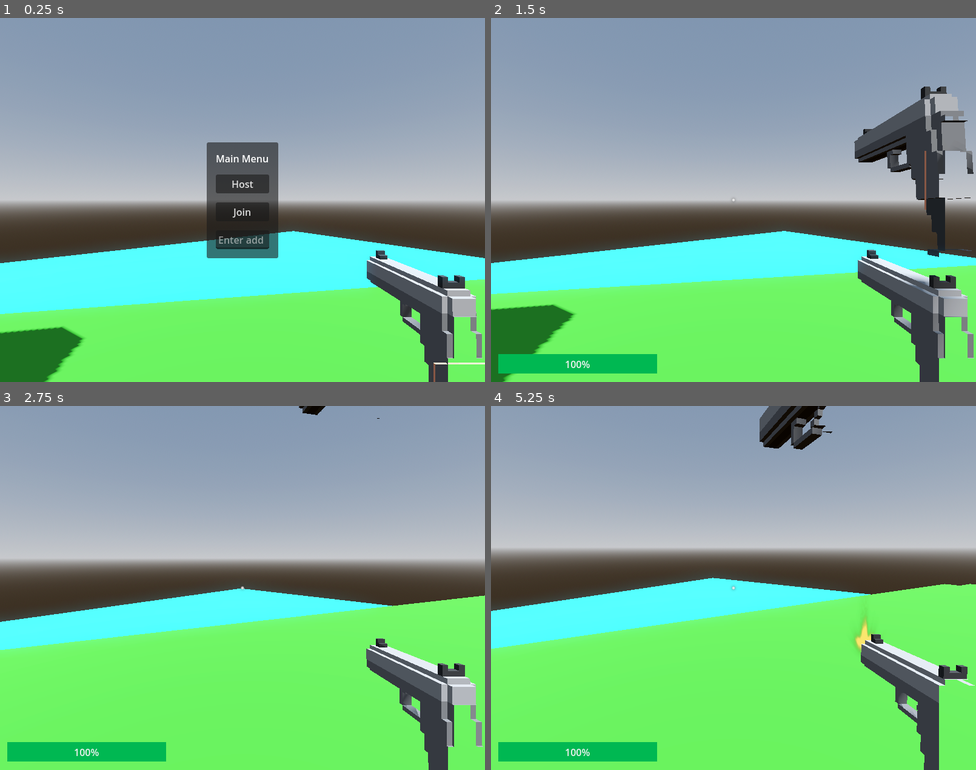
Above: before the commit, frames 1-4 (two rows, left to right).
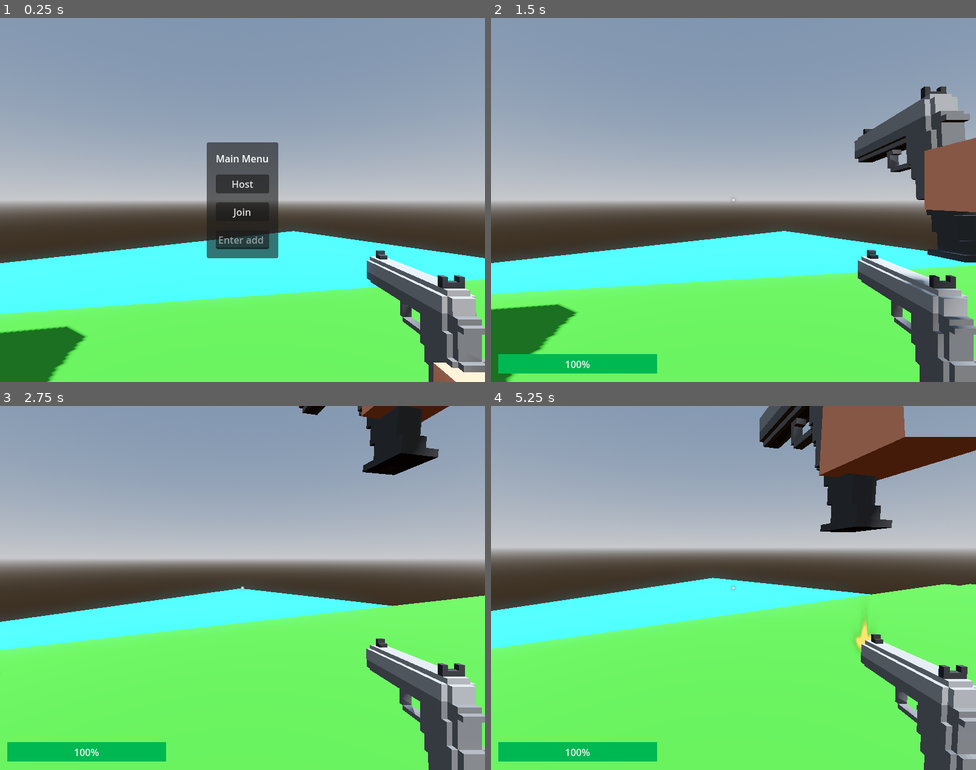
Above: after the commit, the same moments.

Repository: qdanq/Battle-duo
Game: Godot game, scene res://world.tscn
Same seed, same stepped clock (60 frames per second), same inputs: the game is played once before the commit and once after it.
Inputs (mouse positions are in pixels of both pictures, inside the frame that each line leads up to):
- Up to frame 1 (0.25 s): no input
- Up to frame 2 (1.5 s): click (733, 240) at 0.52 s; type "12" at 0.6 s; click "Host" at 1.25 s
- Up to frame 3 (2.75 s): tap Enter (ui_accept) at 2, 2.27 s; move the mouse to (266, 588) at 2.02 s; hold Up (ui_up) from 2.03 s (still down); click (266, 588) at 2.1 s
- Up to frame 4 (5.25 s): keep holding Up (ui_up); move the mouse to (709, 588) at 2.77 s; click (709, 588) at 2.85 s; tap Enter (ui_accept) at 3.02, 4.52 s; move the mouse to (743, 580) at 3.52 s; click (743, 580) at 3.6 s; move the mouse to (728, 595) at 4.27 s; click (728, 595) at 4.35 s; move the mouse to (767, 591) at 5.02 s; click (767, 591) at 5.1 s

The runs differ from the first frame. In frame 1, 1.3% of the frame differs, in the area x 0-100%, y 82-100%; in frame 2, 4.1%; in frame 3, 3.4%; in frame 4, 8.2%, in the area x 62-100%, y 0-100%.

Commit message:
Compile project.

Diff:
--- a/player.tscn
+++ b/player.tscn
@@ -122,7 +122,6 @@
 
 func dead():
 	health -= 100
-	print(multiplayer.get_unique_id())
 	if health <= 0:
 		health = 100
 		position = Vector3(spawn_location())
@@ -309,7 +308,7 @@
 
 [node name="Camera3D" type="Camera3D" parent="."]
 transform = Transform3D(1, 0, 0, 0, 1, 0, 0, 0, 1, -0.391177, 0.717609, -0.301653)
-near = 0.4
+near = 0.216
 
 [node name="Pistol" type="MeshInstance3D" parent="Camera3D"]
 transform = Transform3D(-3.61999e-07, 0, 0.1, 0, 0.1, 0, -0.1, 0, -3.61999e-07, 0.55674, -0.476864, -0.461548)
--- a/world.gd
+++ b/world.gd
@@ -23,7 +23,6 @@
 func _on_host_button_pressed():
 	main_menu.hide()
 	hud.show()
-
 
 	enet_peer.create_server(PORT)
 	multiplayer.multiplayer_peer = enet_peer
Not shown, added: export_presets.cfg
Not shown, added: Battle Duo.console.exe
Not shown, added: Battle Duo.exe
Not shown, added: Battle Duo.pck
